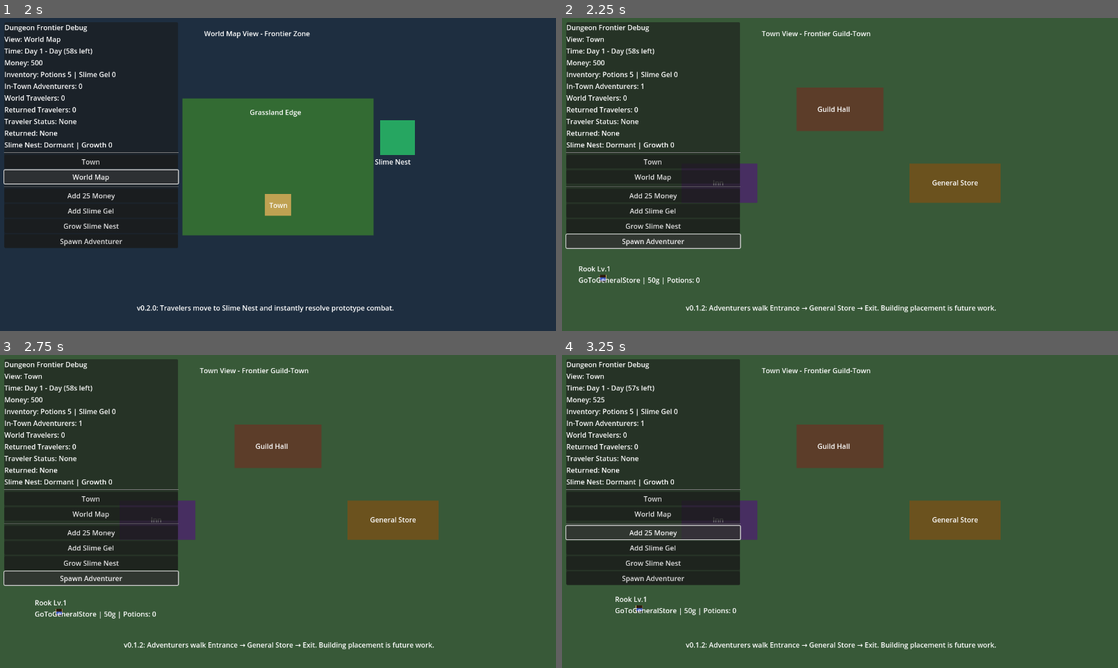
Above: before the commit, frames 1-4 (two rows, left to right).
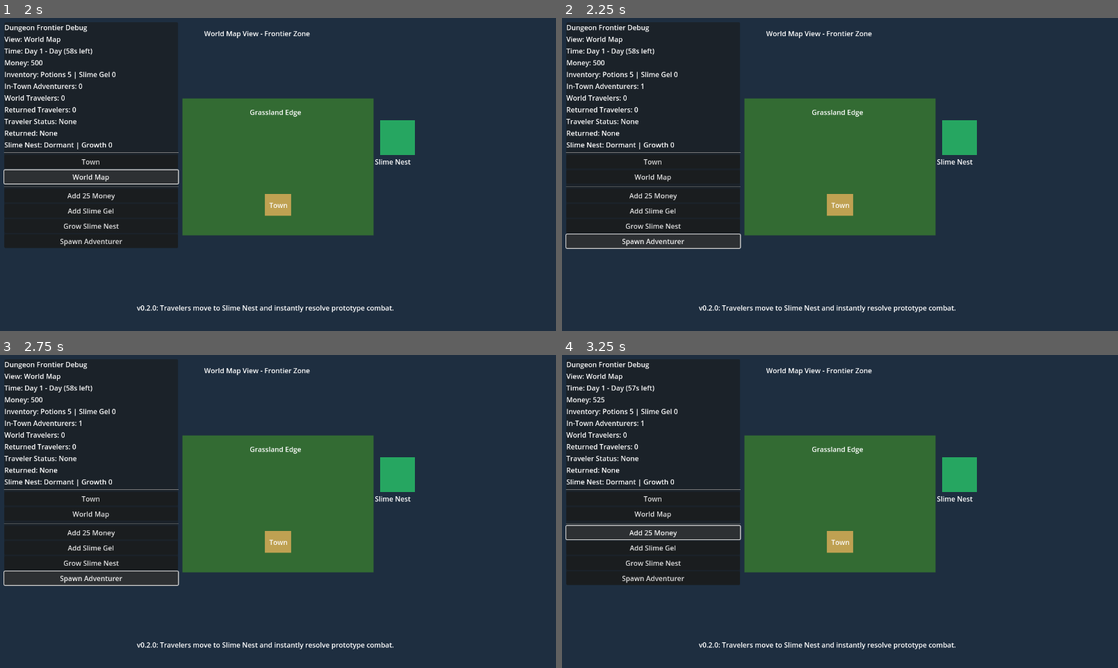
Above: after the commit, the same moments.

Repository: Caithis/AdventureVillage
Game: Godot game, scene res://scenes/main/Main.tscn
The game is run twice, just before and just after one commit, with the same random seed, the same clock (stepped at 60 frames per second) and the same inputs.
Inputs:
- Up to frame 1 (2 s): click "Town" at 0.5 s; click "World Map" at 1.25 s
- Up to frame 2 (2.25 s): click "Spawn Adventurer" at 2 s
- Up to frame 3 (2.75 s): no input
- Up to frame 4 (3.25 s): click "Add 25 Money" at 2.75 s

Frame 1 is identical in both runs. In frame 2, 65% of the frame differs, in the area x 0-100%, y 0-100%; in frame 3, 65%; in frame 4, 65%.

Commit message:
refactor: keep town and world map loaded

Diff:
--- a/godot_project/scripts/autoload/SceneRouter.gd
+++ b/godot_project/scripts/autoload/SceneRouter.gd
@@ -2,8 +2,8 @@
 
 signal scene_changed(view_name: String)
 
-const TOWN_SCENE_PATH := "res://scenes/town/Town.tscn"
-const WORLD_MAP_SCENE_PATH := "res://scenes/world_map/WorldMap.tscn"
+const TOWN_VIEW_NAME := "Town"
+const WORLD_MAP_VIEW_NAME := "World Map"
 
 var main_scene: Node = null
 var current_view_name: String = "Unknown"
@@ -12,40 +12,36 @@
 	main_scene = main
 
 func go_to_town() -> void:
-	_go_to_scene(TOWN_SCENE_PATH, "Town")
+	_show_view(TOWN_VIEW_NAME)
 
 func go_to_world_map() -> void:
-	_go_to_scene(WORLD_MAP_SCENE_PATH, "World Map")
+	_show_view(WORLD_MAP_VIEW_NAME)
 
 func request_spawn_adventurer() -> void:
 	if main_scene == null:
 		push_error("SceneRouter cannot spawn adventurer because no main scene is registered.")
 		return
 
-	if not main_scene.has_method("get_current_view"):
-		push_error("Main scene does not expose get_current_view().")
+	if not main_scene.has_method("get_view_by_name"):
+		push_error("Main scene does not expose get_view_by_name(view_name).")
 		return
 
-	var current_view: Node = main_scene.get_current_view()
+	var town_view: Node = main_scene.get_view_by_name(TOWN_VIEW_NAME)
 
-	if current_view == null or not current_view.has_method("spawn_placeholder_adventurer"):
-		go_to_town()
-		current_view = main_scene.get_current_view()
+	if town_view != null and town_view.has_method("spawn_placeholder_adventurer"):
+		town_view.spawn_placeholder_adventurer()
+	else:
+		push_error("Could not spawn adventurer because the persistent Town view was not found.")
 
-	if current_view != null and current_view.has_method("spawn_placeholder_adventurer"):
-		current_view.spawn_placeholder_adventurer()
-	else:
-		push_error("Could not spawn adventurer because the active view is not Town.")
-
-func _go_to_scene(scene_path: String, view_name: String) -> void:
+func _show_view(view_name: String) -> void:
 	if main_scene == null:
 		push_error("SceneRouter has no main scene registered.")
 		return
 
-	if not main_scene.has_method("load_view"):
-		push_error("Registered main scene does not have a load_view(scene_path, view_name) method.")
+	if not main_scene.has_method("show_view"):
+		push_error("Registered main scene does not have a show_view(view_name) method.")
 		return
 
 	current_view_name = view_name
-	main_scene.load_view(scene_path, view_name)
+	main_scene.show_view(view_name)
 	scene_changed.emit(view_name)
--- a/godot_project/scripts/main/Main.gd
+++ b/godot_project/scripts/main/Main.gd
@@ -1,38 +1,61 @@
 extends Node2D
 
 const DEBUG_UI_SCENE: PackedScene = preload("res://scenes/ui/DebugUI.tscn")
+const TOWN_SCENE: PackedScene = preload("res://scenes/town/Town.tscn")
+const WORLD_MAP_SCENE: PackedScene = preload("res://scenes/world_map/WorldMap.tscn")
 
 @onready var view_container: Node2D = $ViewContainer
 @onready var ui_layer: CanvasLayer = $UILayer
 
-var current_view: Node = null
+var views: Dictionary = {}
 var current_view_name: String = "None"
 
 func _ready() -> void:
 	SceneRouter.set_main(self)
+	_load_persistent_views()
 	_spawn_debug_ui()
 	SceneRouter.go_to_town()
+
+func _load_persistent_views() -> void:
+	var town_view := TOWN_SCENE.instantiate()
+	town_view.name = "Town"
+	view_container.add_child(town_view)
+	views["Town"] = town_view
+
+	var world_map_view := WORLD_MAP_SCENE.instantiate()
+	world_map_view.name = "World Map"
+	view_container.add_child(world_map_view)
+	views["World Map"] = world_map_view
+
+	for view in views.values():
+		view.visible = false
 
 func _spawn_debug_ui() -> void:
 	var debug_ui := DEBUG_UI_SCENE.instantiate()
 	ui_layer.add_child(debug_ui)
 
-func load_view(scene_path: String, view_name: String) -> void:
-	if current_view != null:
-		current_view.queue_free()
-		current_view = null
-
-	var packed_scene := load(scene_path) as PackedScene
-	if packed_scene == null:
-		push_error("Could not load scene: " + scene_path)
+func show_view(view_name: String) -> void:
+	if not views.has(view_name):
+		push_error("Main does not have a persistent view named: " + view_name)
 		return
 
-	current_view = packed_scene.instantiate()
-	view_container.add_child(current_view)
+	for existing_view_name in views.keys():
+		var view: Node = views[existing_view_name]
+		view.visible = existing_view_name == view_name
 
 	current_view_name = view_name
 	GameState.current_view_name = view_name
 	GameState.emit_state_changed()
 
+func load_view(_scene_path: String, view_name: String) -> void:
+	# Backward-compatible wrapper for older SceneRouter calls.
+	show_view(view_name)
+
 func get_current_view() -> Node:
-	return current_view
+	return get_view_by_name(current_view_name)
+
+func get_view_by_name(view_name: String) -> Node:
+	if not views.has(view_name):
+		return null
+
+	return views[view_name]
Not shown, changed: README.md
Not shown, changed: docs/Changelog.md
Not shown, changed: docs/KnownIssues.md
Not shown, changed: docs/PersistentSceneArchitectureNotes.md
Not shown, changed: docs/ProjectState.md
Not shown, added: docs/TestChecklist_v0_2_3.md
